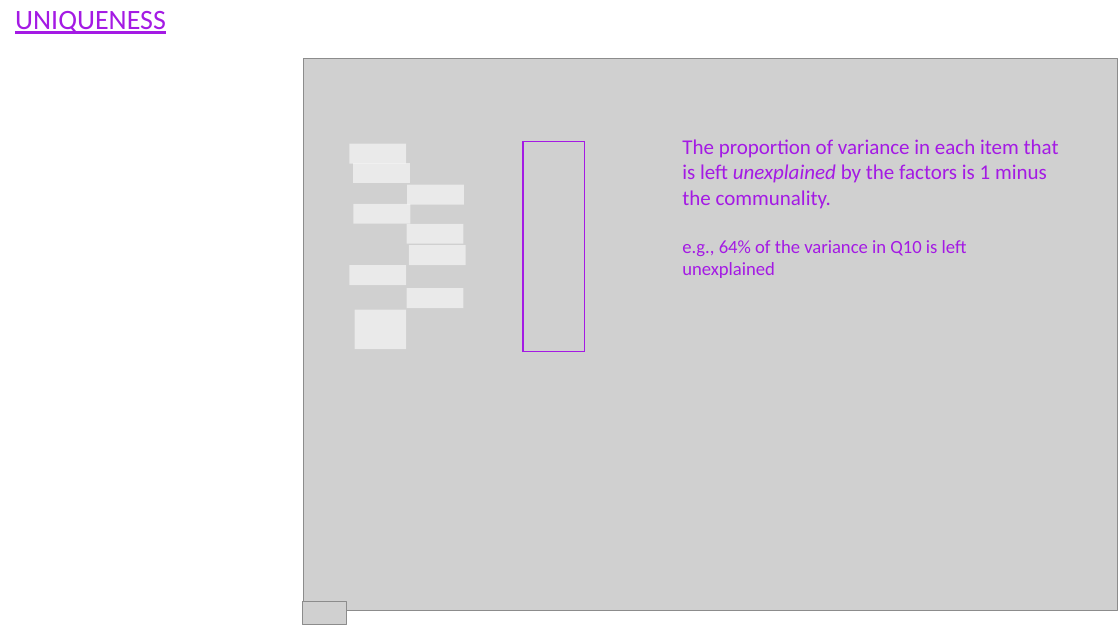
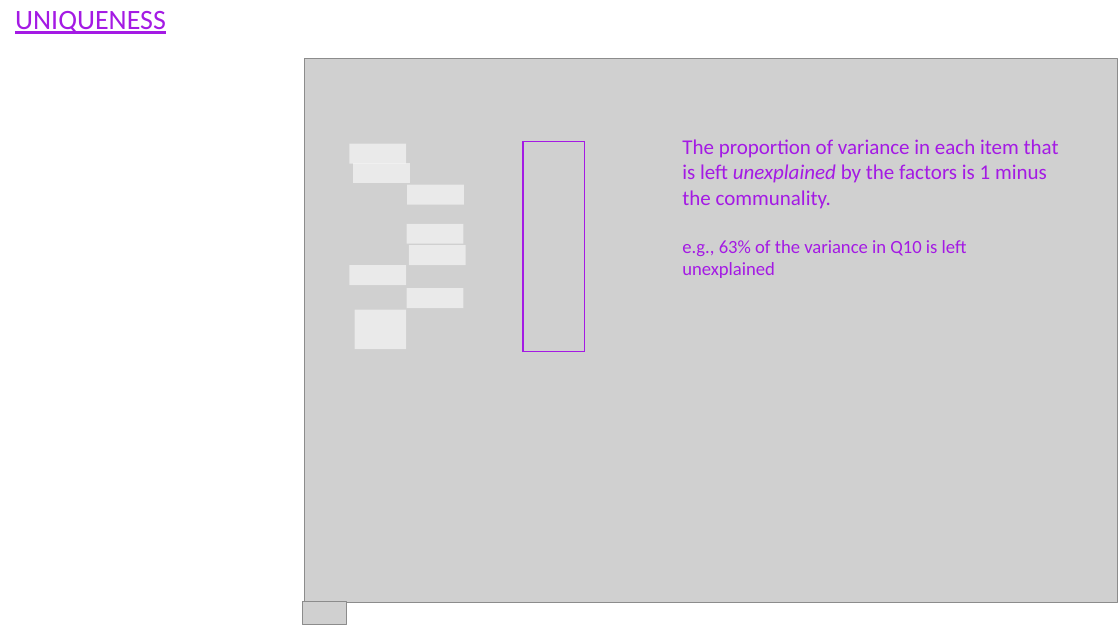
Before and after one commit to uoepsy/dapr3, a slide deck: slide 7 of dapr3_lectures/block2_fa/img_sandbox/efa_output_2627.pptx. Drawn at 1120x630 pixels with LibreOffice and Linux fonts; fonts in the diff are those of the drawing; grey boxes stand for pictures. Boxes give left, top, right and bottom in pixels: in the first picture for what was removed or moved away, otherwise in the second. Text is boxed around its words. In the diff, an @@ line names an element or a change of style, - is before the commit and + after.

```diff
--- a/dapr3_lectures/block2_fa/img_sandbox/efa_output_2627.pptx
+++ b/dapr3_lectures/block2_fa/img_sandbox/efa_output_2627.pptx
@@ picture: place and size @@
-picture at box(303, 58, 1118, 610)
+picture at box(305, 59, 1117, 603)
@@ rectangle removed at box(354, 204, 411, 224) @@
@@ text at box(682, 240, 967, 278): text changed @@
-e.g., 64% of the variance in Q10 is left unexplained
+e.g., 63% of the variance in Q10 is left unexplained
```
Also in this commit, not shown: 12 other slides changed, 31 other files.
